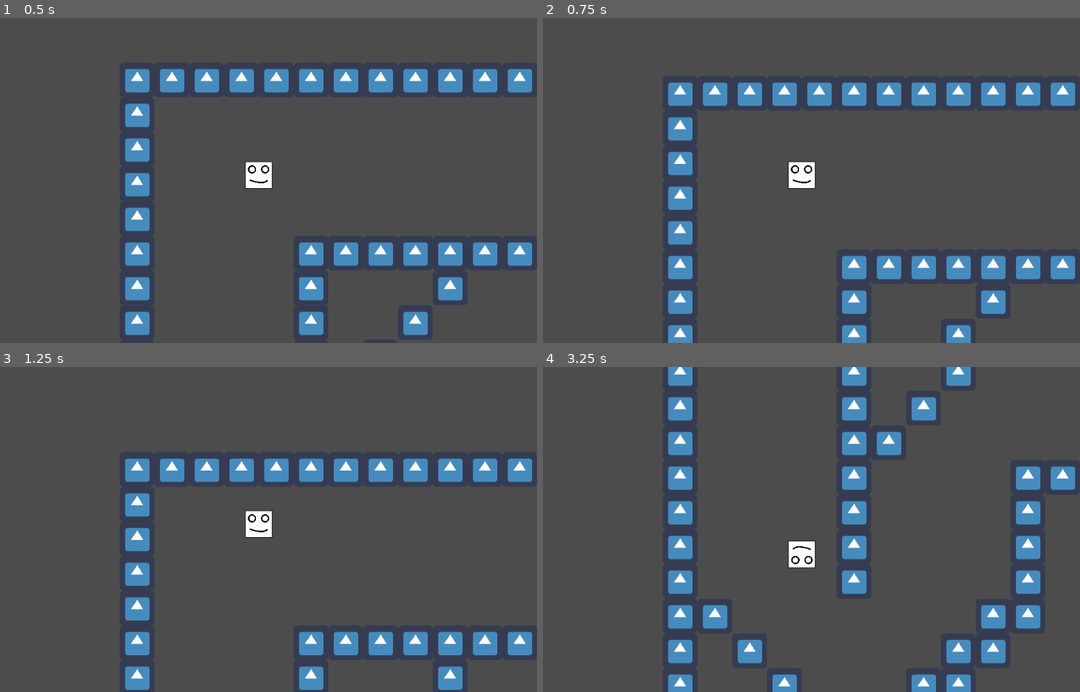
Above: before the commit, frames 1-4 (two rows, left to right).
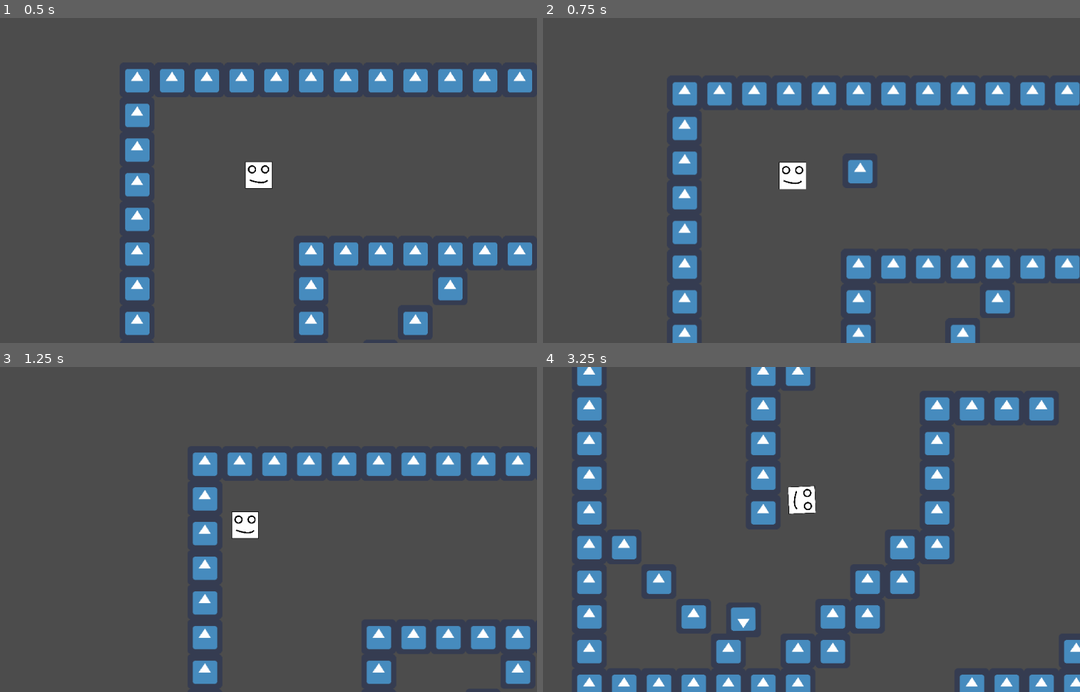
Above: after the commit, the same moments.

Repository: jeremycryan/Professional-Game
Game: Godot game, scene res://TestScene.tscn
Same seed, same stepped clock (60 frames per second), same inputs: the game is played once before the commit and once after it. The engine's default icon, where the game draws it, is replaced by a stand-in: a white triangle on a blue panel in a dark square.
Inputs (mouse positions are in pixels of both pictures, inside the frame that each line leads up to):
- Up to frame 1 (0.5 s): no input
- Up to frame 2 (0.75 s): move the mouse to (924, 164) at 0.52 s; hold D (mv_right) from 0.53 s (still down); click (924, 164) at 0.6 s
- Up to frame 3 (1.25 s): keep holding D (mv_right)
- Up to frame 4 (3.25 s): move the mouse to (687, 545) at 1.27 s; release D (mv_right) at 1.28 s; hold S (mv_down) 1.28-2.03 s; click (687, 545) at 1.35 s; move the mouse to (859, 458) at 2.02 s; hold D (mv_right) 2.03-2.78 s; click (859, 458) at 2.1 s; move the mouse to (773, 594) at 2.77 s; hold W (mv_up) from 2.78 s (still down); click (773, 594) at 2.85 s

Frame 1 is identical in both runs. In frame 2, 6.7% of the frame differs, in the area x 23-100%, y 19-100%; in frame 3, 11%; in frame 4, 24%, in the area x 6-100%, y 0-100%.

Commit message:
making bullet

Diff:
--- /dev/null
+++ b/Bullet.gd
@@ -0,0 +1,16 @@
+extends RigidBody2D
+
+# class member variables go here, for example:
+# var a = 2
+# var b = "textvar"
+const standable = false
+
+func _ready():
+	# Called every time the node is added to the scene.
+	# Initialization here
+	pass
+
+#func _process(delta):
+#	# Called every frame. Delta is time since last frame.
+#	# Update game logic here.
+#	pass
--- /dev/null
+++ b/Bullet.tscn
@@ -0,0 +1,44 @@
+[gd_scene load_steps=4 format=2]
+
+[ext_resource path="res://Bullet.gd" type="Script" id=1]
+[ext_resource path="res://icon.png" type="Texture" id=2]
+
+[sub_resource type="CircleShape2D" id=1]
+
+custom_solver_bias = 0.0
+radius = 10.0
+
+[node name="Bullet" type="RigidBody2D" index="0"]
+
+input_pickable = false
+collision_layer = 8
+collision_mask = 3
+mode = 0
+mass = 1.0
+friction = 1.0
+bounce = 0.0
+gravity_scale = 0.0
+custom_integrator = false
+continuous_cd = 0
+contacts_reported = 0
+contact_monitor = false
+sleeping = false
+can_sleep = true
+linear_velocity = Vector2( 0, 0 )
+linear_damp = -1.0
+angular_velocity = 0.0
+angular_damp = -1.0
+script = ExtResource( 1 )
+_sections_unfolded = [ "Collision" ]
+
+[node name="CollisionShape2D" type="CollisionShape2D" parent="." index="0"]
+
+position = Vector2( 1.90735e-06, 1.90735e-06 )
+scale = Vector2( 2.46154, 2.46154 )
+shape = SubResource( 1 )
+
+[node name="Sprite" type="Sprite" parent="CollisionShape2D" index="0"]
+
+position = Vector2( -7.7486e-07, -7.7486e-07 )
+scale = Vector2( 0.40625, 0.40625 )
+texture = ExtResource( 2 )
--- /dev/null
+++ b/GunController.gd
@@ -0,0 +1,62 @@
+extends Node2D
+
+# class member variables go here, for example:
+# var a = 2
+# var b = "textvar"
+
+var bulletFab = preload("res://Bullet.tscn");
+
+var parent;
+var grandparent;
+var bulletInst = null;
+var shootSpeed = 1000;
+
+func _ready():
+	# Called every time the node is added to the scene.
+	# Initialization here
+	parent = get_node("..")
+	grandparent = get_node("../..")
+	pass
+
+func _process(delta):
+	# Called every frame. Delta is time since last frame.
+	# Update game logic here.
+
+	var space_state = get_world_2d().get_direct_space_state()
+	#if (bulletInst == null and (Input.is_action_just_pressed("shoot_up") or Input.is_action_just_pressed("shoot_down") or Input.is_action_just_pressed("shoot_left") or Input.is_action_just_pressed("shoot_right") ) ): # Input.is_action_just_pressed("grappleShoot")): #(Input.is_action_just_pressed("ropeShoot") or Input.is_action_just_pressed("grappleShoot")):
+
+	#Key Based
+	"""shootdir = Vector2();
+	if(Input.is_action_just_pressed("shoot_up")):
+		shootdir.y -= 1;
+	if(Input.is_action_just_pressed("shoot_down")):
+		shootdir.y += 1;
+	if(Input.is_action_just_pressed("shoot_left")):
+		shootdir.x -= 1;
+	if(Input.is_action_just_pressed("shoot_right")):
+		shootdir.x += 1;"""
+
+	#Mouse Based
+	if (Input.is_action_just_pressed("shoot")):
+		if (bulletInst != null):
+			bulletInst.queue_free()
+			pass
+
+		# OPTION: Mouse-based
+		var mouse_pos_diff = (get_global_mouse_position() - global_position);
+		var shootdir = mouse_pos_diff.normalized();
+
+		# OPTION: Key-Based
+		#shootdir = shootdir.normalized()
+
+
+		bulletInst = bulletFab.instance();
+		grandparent.add_child(bulletInst);
+		bulletInst.set_global_position(global_position);
+		bulletInst.linear_velocity = parent.linear_velocity; #Eventually when doing non-inertial don't transfer this velocity
+		var shootStrength = shootSpeed * bulletInst.mass
+		print(shootSpeed*shootdir)
+
+		#Change this physics to be non inertial!!!!!!!!!!
+		bulletInst.apply_impulse(Vector2(), shootSpeed*shootdir)
+		parent.apply_impulse(Vector2(), -shootStrength*shootdir / parent.mass)
--- /dev/null
+++ b/GunController.tscn
@@ -0,0 +1,8 @@
+[gd_scene load_steps=2 format=2]
+
+[ext_resource path="res://GunController.gd" type="Script" id=1]
+
+[node name="GunController" type="Node2D"]
+
+visible = false
+script = ExtResource( 1 )
--- a/PlayerTake2.tscn
+++ b/PlayerTake2.tscn
@@ -1,7 +1,8 @@
-[gd_scene load_steps=4 format=2]
+[gd_scene load_steps=5 format=2]
 
 [ext_resource path="res://Player.gd" type="Script" id=1]
 [ext_resource path="res://Person.png" type="Texture" id=2]
+[ext_resource path="res://GunController.tscn" type="PackedScene" id=3]
 
 [sub_resource type="CircleShape2D" id=1]
 
@@ -11,8 +12,8 @@
 [node name="Player" type="RigidBody2D"]
 
 input_pickable = false
-collision_layer = 1
-collision_mask = 6
+collision_layer = 4
+collision_mask = 1
 mode = 0
 mass = 2.0
 friction = 0.15
@@ -42,3 +43,5 @@
 scale = Vector2( 2.5, 2.5 )
 shape = SubResource( 1 )
 _sections_unfolded = [ "Transform" ]
+
+[node name="GunController" parent="." index="2" instance=ExtResource( 3 )]
--- a/TestScene.tscn
+++ b/TestScene.tscn
@@ -5,9 +5,11 @@
 [ext_resource path="res://PlayerTake2.tscn" type="PackedScene" id=3]
 [ext_resource path="res://GameCamera.gd" type="Script" id=4]
 
-[node name="Node2D" type="Node2D" index="0"]
+[node name="Node2D" type="Node2D"]
 
-[node name="Walls" type="TileMap" parent="." index="0"]
+[node name="Maps" type="Node2D" parent="." index="0"]
+
+[node name="Walls" type="TileMap" parent="Maps" index="0"]
 
 mode = 0
 tile_set = ExtResource( 1 )
@@ -22,16 +24,36 @@
 collision_friction = 1.0
 collision_bounce = 0.0
 collision_layer = 1
-collision_mask = 1
+collision_mask = 12
 occluder_light_mask = 1
 format = 1
 tile_data = PoolIntArray( -196612, 0, 0, -196611, 0, 0, -196610, 0, 0, -196609, 0, 0, -262144, 0, 0, -262143, 0, 0, -26 …(2873 unchanged characters)…
 script = ExtResource( 2 )
 _sections_unfolded = [ "Cell", "Collision" ]
 
+[node name="Bouncers" type="TileMap" parent="Maps" index="1"]
+
+mode = 0
+tile_set = null
+cell_size = Vector2( 64, 64 )
+cell_quadrant_size = 16
+cell_custom_transform = Transform2D( 1, 0, 0, 1, 0, 0 )
+cell_half_offset = 2
+cell_tile_origin = 0
+cell_y_sort = false
+cell_clip_uv = false
+collision_use_kinematic = false
+collision_friction = 1.0
+collision_bounce = 0.0
+collision_layer = 2
+collision_mask = 8
+occluder_light_mask = 1
+format = 1
+tile_data = PoolIntArray(  )
+_sections_unfolded = [ "Collision" ]
+
 [node name="Player" parent="." index="1" instance=ExtResource( 3 )]
 
-collision_mask = 1
 linear_velocity = Vector2( 0, -100 )
 _sections_unfolded = [ "Collision", "Linear", "Transform" ]
 
--- a/project.godot
+++ b/project.godot
@@ -24,6 +24,8 @@
  ]
 mv_down=[ Object(InputEventKey,"resource_local_to_scene":false,"resource_name":"","device":0,"alt":false,"shift":false,"control":false,"meta":false,"command":false,"pressed":false,"scancode":83,"unicode":0,"echo":false,"script":null)
  ]
+shoot=[ Object(InputEventMouseButton,"resource_local_to_scene":false,"resource_name":"","device":0,"alt":false,"shift":false,"control":false,"meta":false,"command":false,"button_mask":0,"position":Vector2( 0, 0 ),"global_position":Vector2( 0, 0 ),"factor":1.0,"button_index":1,"pressed":false,"doubleclick":false,"script":null)
+ ]
 
 [rendering]
 
